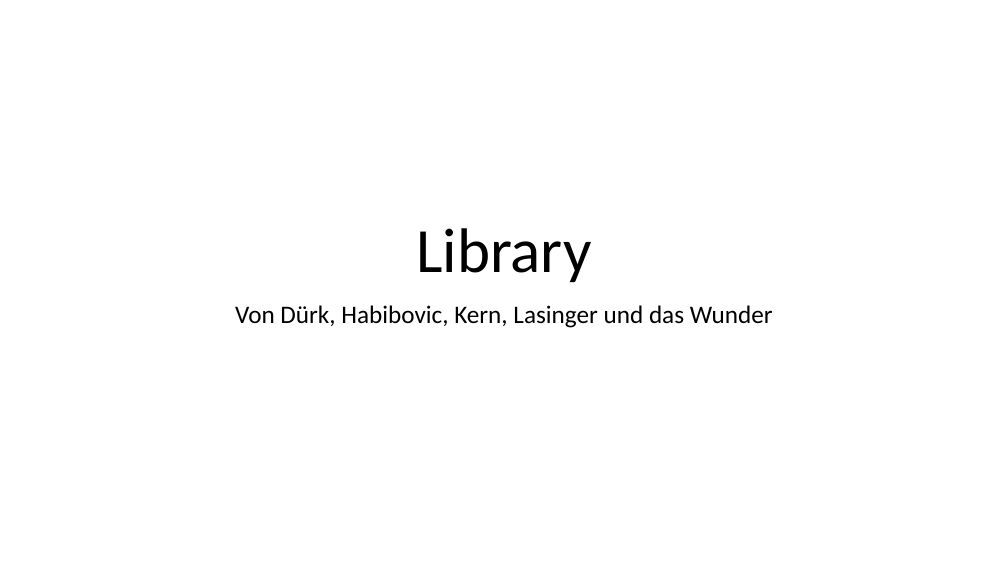
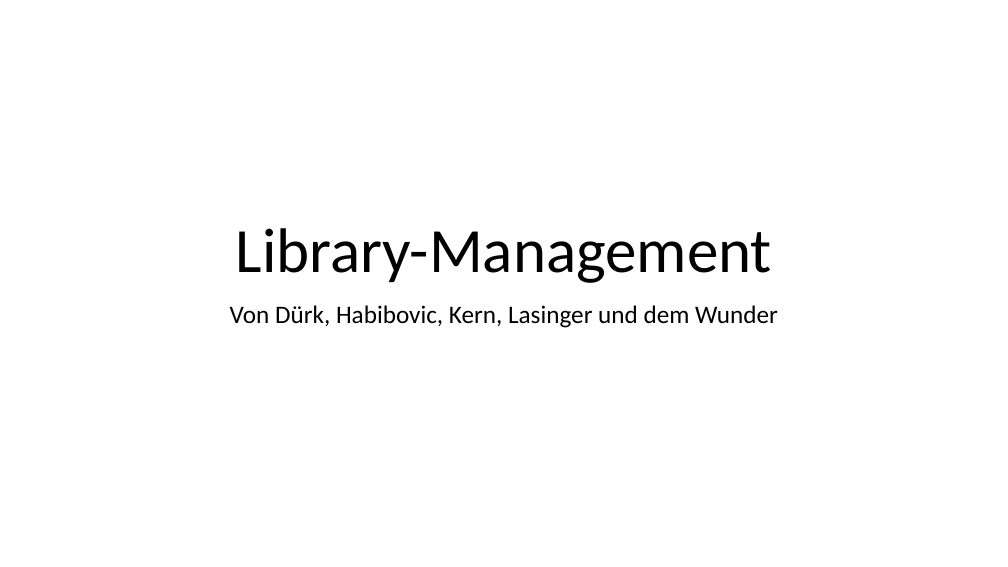
Before and after one commit to ValentinDuerk/Library_DBI_4chif, a slide deck: slide 1 of Library.pptx. Drawn at 1008x567 pixels with LibreOffice and Linux fonts; fonts in the diff are those of the drawing. Boxes give left, top, right and bottom in pixels: in the first picture for what was removed or moved away, otherwise in the second. Text is boxed around its words. In the diff, an @@ line names an element or a change of style, - is before the commit and + after.

Commit message:
Update PowerPoint

```diff
--- a/Library.pptx
+++ b/Library.pptx
@@ title at (236, 228, 772, 283): text changed @@
-Library
+Library-Management
@@ subtitle at (230, 305, 778, 328): text changed @@
-Von Dürk, Habibovic, Kern, Lasinger und das Wunder
+Von Dürk, Habibovic, Kern, Lasinger und dem Wunder
```
